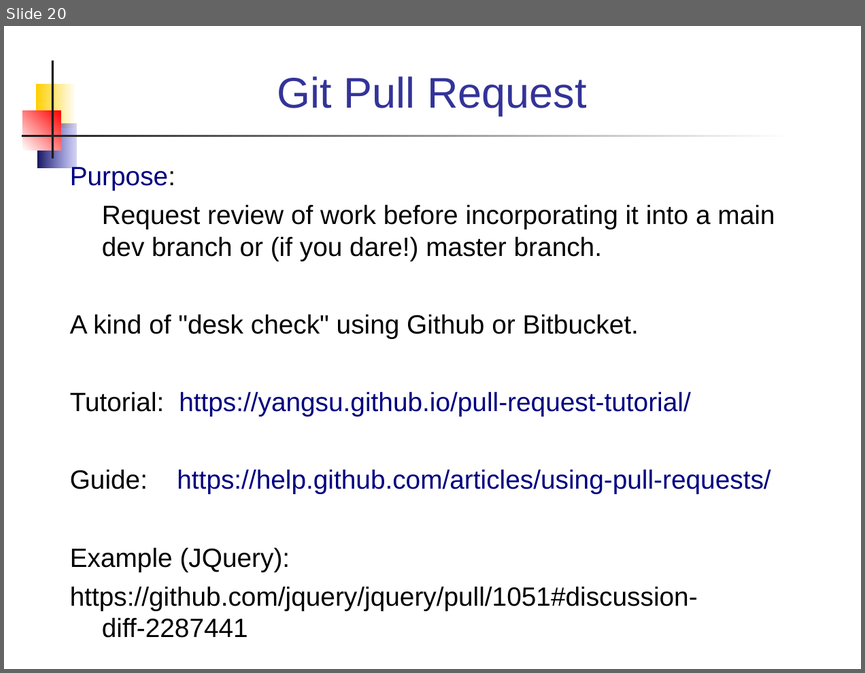
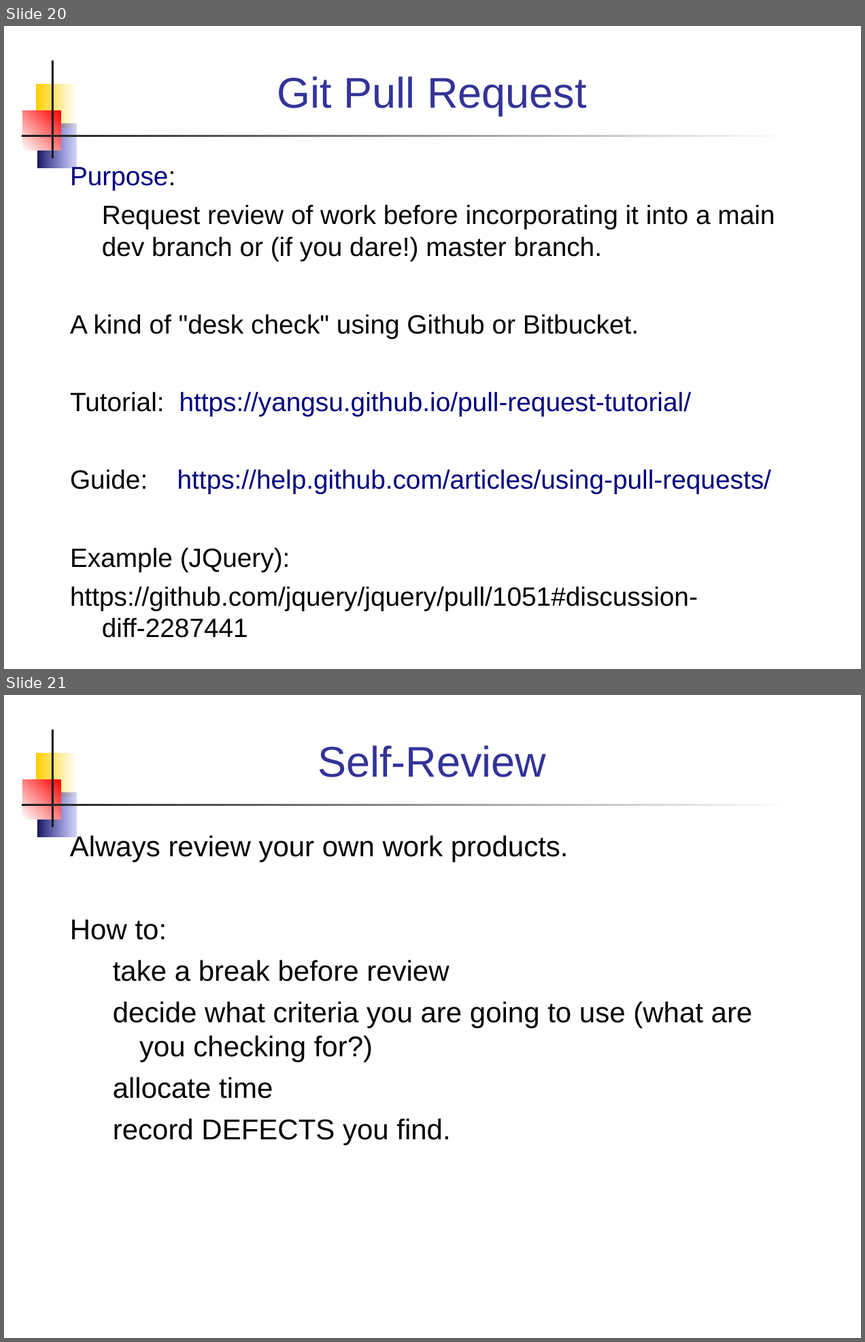
Before and after one commit to jbrucker/SoftwareProcess, a slide deck: week6/Reviews.ppt. Shown one above the other, each under a label of ours: slide 20 before the commit, slides 20 and 21 after it. The pictures are 865x673 and 865x1342 pixels, drawn with LibreOffice and Linux fonts; fonts in the diff are those of the drawing. Boxes give left, top, right and bottom in pixels: in the first picture for what was removed or moved away, otherwise in the second. Text is boxed around its words. In the diff, an @@ line names an element or a change of style, - is before the commit and + after.

Commit message:
update review slides, add review form

```diff
--- a/week6/Reviews.ppt
+++ b/week6/Reviews.ppt
@@ slide 21 added at box(4, 695, 861, 1338), background #FFFFFF; not listed: 5 template elements that a slide beside it also shows @@
@@ title added at box(317, 745, 546, 777), 36 pt, text #333399 @@
+Self-Review
@@ text added at box(70, 833, 753, 1144), 24 pt, text #000000 @@
+Always review your own work products.
+How to:
+  take a break before review
+  decide what criteria you are going to use (what are you checking for?)
+  allocate time
+  record DEFECTS you find.
```
Also in this commit, not shown: 5 slides changed, 3 other files.
